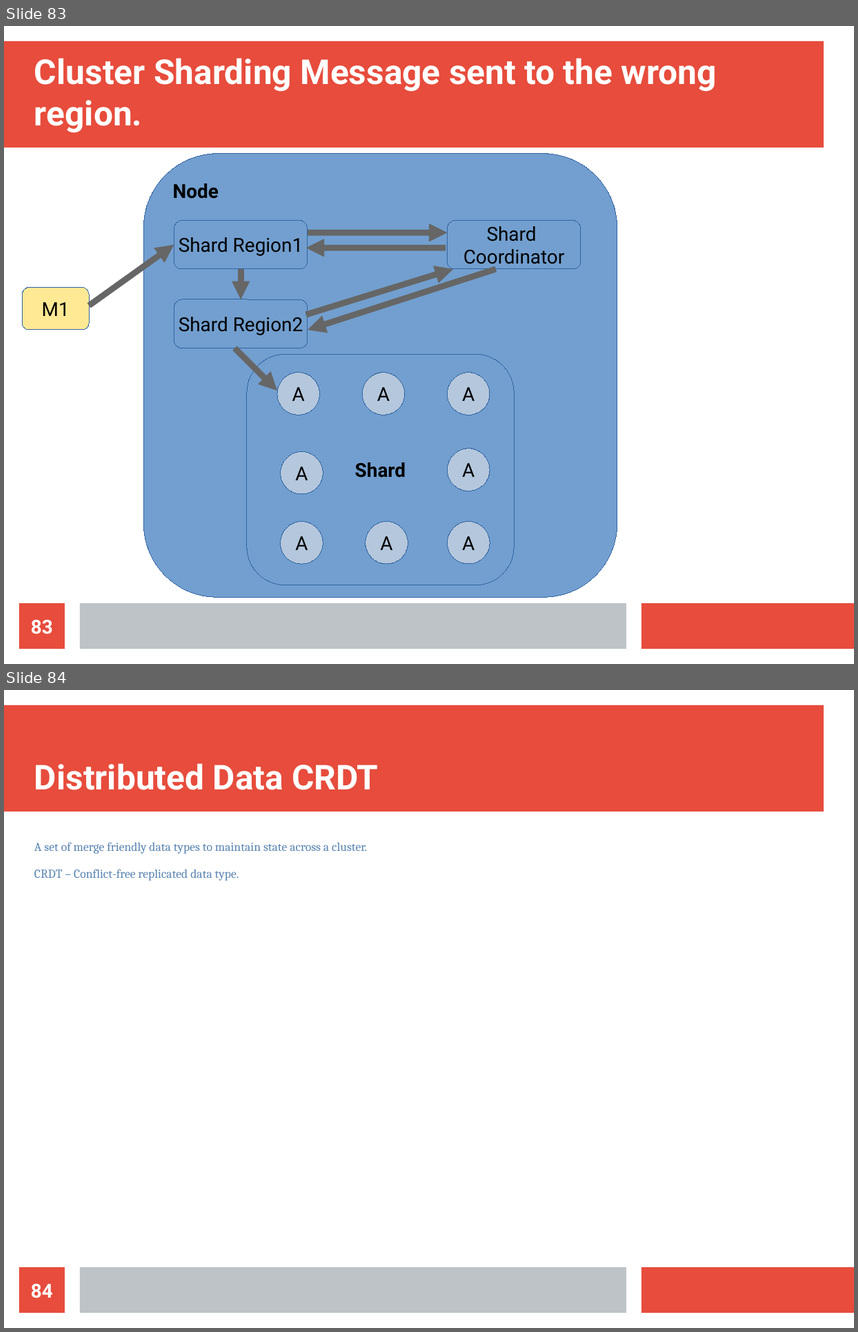
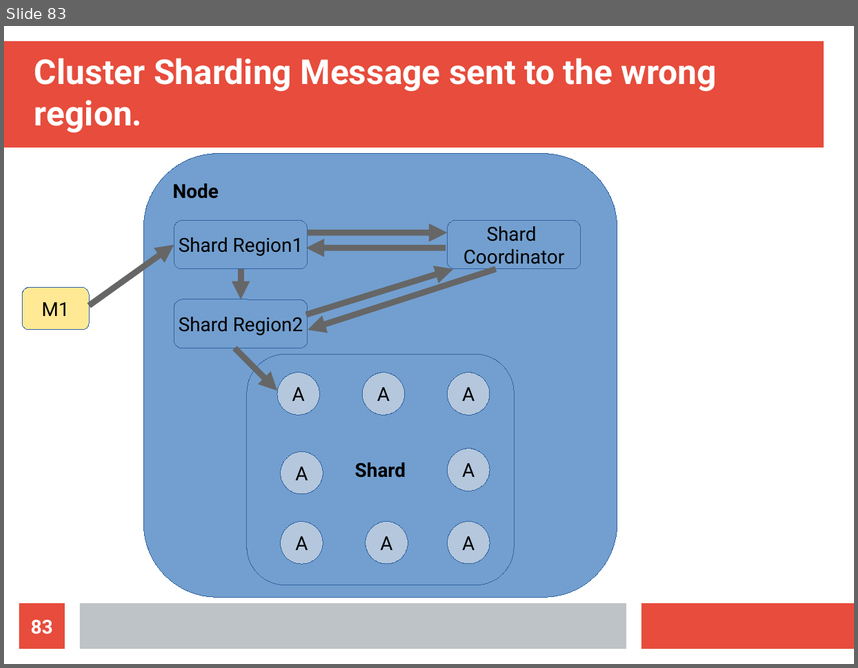
Before and after one commit to bytemania/akka-java-cluster, a slide deck: src/main/resources/res/presentation.odp. Shown one above the other, each under a label of ours: slides 83 and 84 before the commit, slide 83 after it. The pictures are 858x1332 and 858x668 pixels, drawn with LibreOffice and Linux fonts; fonts in the diff are those of the drawing. Boxes give left, top, right and bottom in pixels: in the first picture for what was removed or moved away, otherwise in the second. Text is boxed around its words. In the diff, an @@ line names an element or a change of style, - is before the commit and + after.

```diff
--- a/src/main/resources/res/presentation.odp
+++ b/src/main/resources/res/presentation.odp
@@ slide 84 removed at box(4, 690, 854, 1328), background #FFFFFF; not listed: 3 template elements that a slide beside it also shows @@
@@ title removed at box(34, 763, 378, 790) @@
-Distributed Data CRDT
@@ text removed at box(34, 842, 367, 880) @@
-A set of merge friendly data types to maintain state across a cluster.
-CRDT – Conflict-free replicated data type.
@@ page number removed at box(19, 1267, 65, 1312) @@
-84
```
Also in this commit, not shown: 7 slides changed, 1 slide added, 6 other files.
